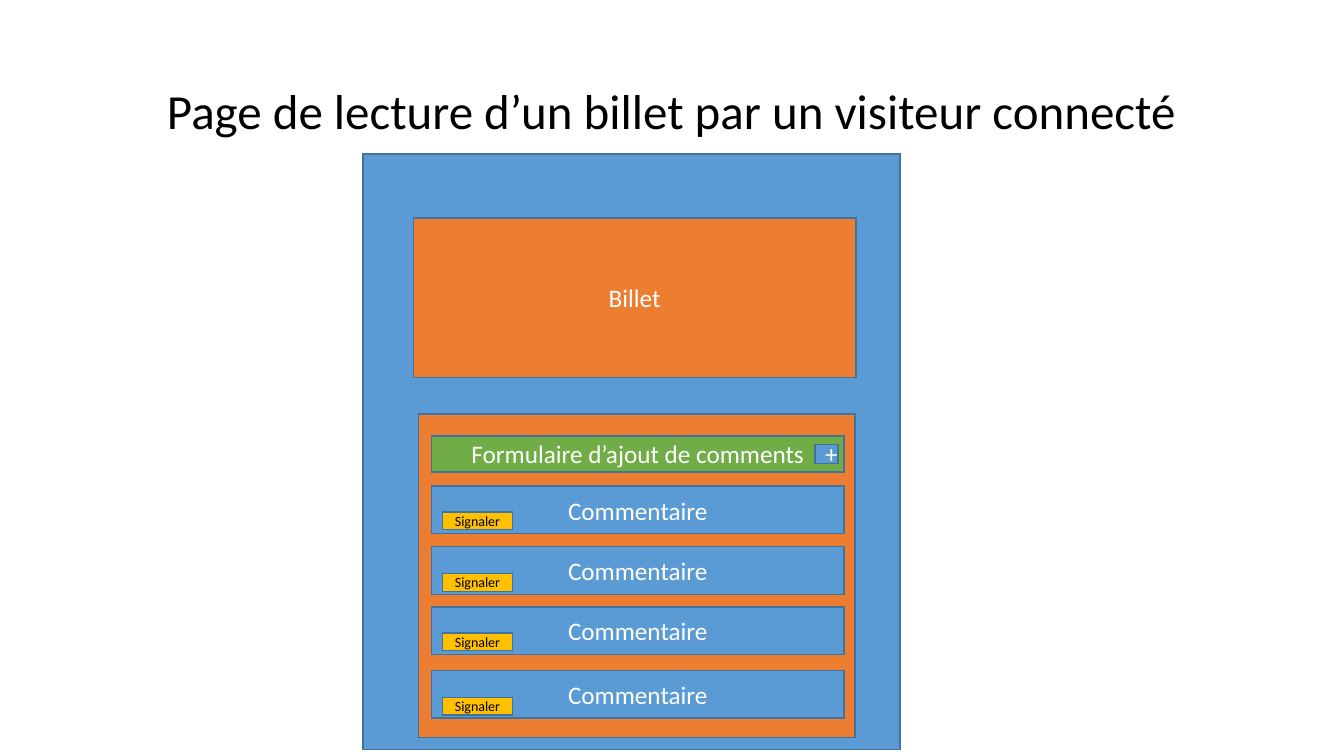
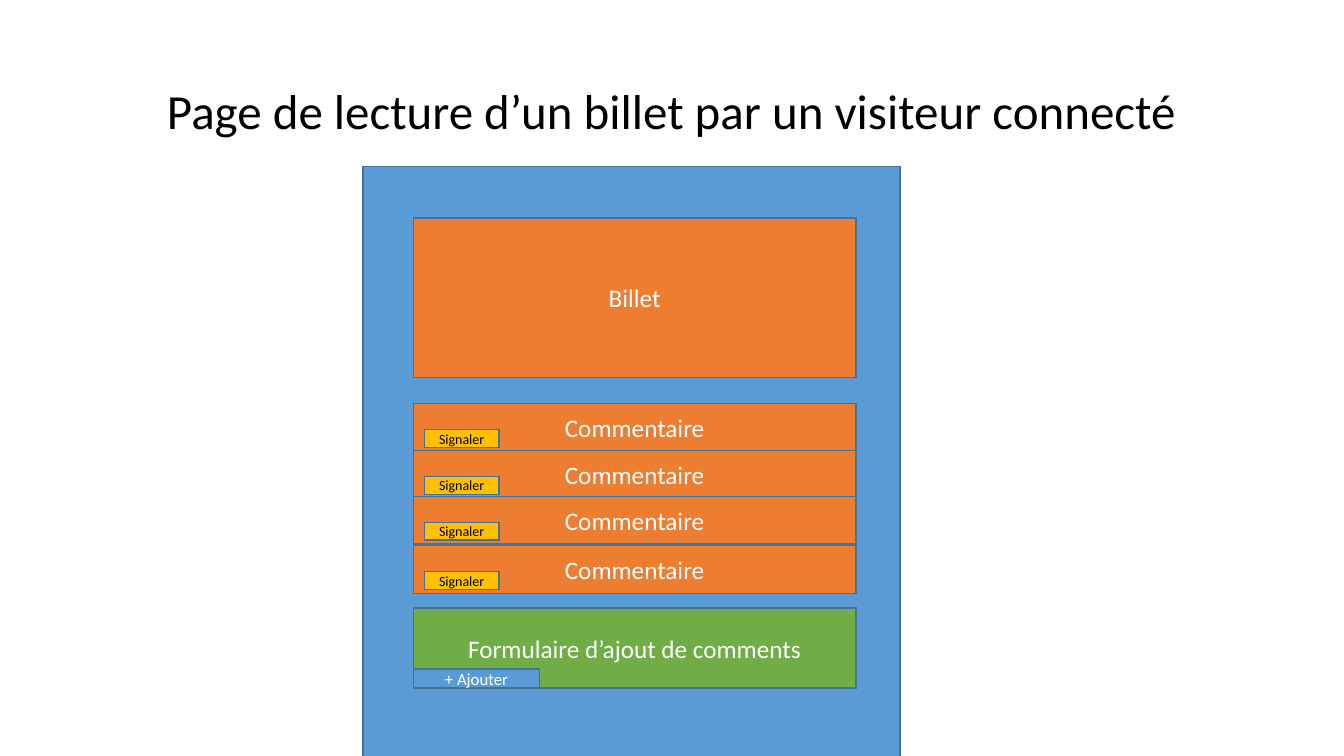
Before and after one commit to Vanda89/Blog_jean_forteroche, a slide deck: slide 6 of docs/Schéma-blog.pptx (slide 5 before the commit). Drawn at 1344x756 pixels with LibreOffice and Linux fonts; fonts in the diff are those of the drawing. Boxes give left, top, right and bottom in pixels: in the first picture for what was removed or moved away, otherwise in the second. Text is boxed around its words. In the diff, an @@ line names an element or a change of style, - is before the commit and + after.

```diff
--- a/docs/Schéma-blog.pptx
+++ b/docs/Schéma-blog.pptx
@@ rectangle: place and size @@
-rectangle at box(363, 154, 900, 750)
+rectangle at box(363, 166, 900, 756)
@@ rectangle "Commentaire": place and size @@
-rectangle "Commentaire" at box(432, 486, 844, 533)
+rectangle "Commentaire" at box(413, 403, 856, 451)
@@ rectangle removed at box(418, 414, 855, 738) @@
@@ rectangle "Signaler": place and size @@
-rectangle "Signaler" at box(443, 512, 512, 530)
+rectangle "Signaler" at box(424, 430, 499, 448)
@@ rectangle removed at box(816, 445, 839, 464) @@
-+
@@ fill #5B9BD5 to #ED7D31 in 4 elements at box(413, 403, 856, 451), box(413, 545, 856, 593), box(413, 497, 856, 544), box(413, 451, 856, 498) @@
@@ rectangle "Commentaire": place and size @@
-rectangle "Commentaire" at box(432, 670, 844, 718)
+rectangle "Commentaire" at box(413, 451, 856, 498)
@@ rectangle "Signaler": place and size @@
-rectangle "Signaler" at box(443, 698, 512, 716)
+rectangle "Signaler" at box(424, 477, 499, 495)
@@ rectangle "Commentaire": place and size @@
-rectangle "Commentaire" at box(432, 607, 844, 654)
+rectangle "Commentaire" at box(413, 497, 856, 544)
@@ rectangle "Signaler": place and size @@
-rectangle "Signaler" at box(443, 633, 512, 651)
+rectangle "Signaler" at box(424, 522, 499, 540)
@@ rectangle "Commentaire": place and size @@
-rectangle "Commentaire" at box(432, 546, 844, 594)
+rectangle "Commentaire" at box(413, 545, 856, 593)
@@ rectangle "Signaler": place and size @@
-rectangle "Signaler" at box(443, 574, 512, 592)
+rectangle "Signaler" at box(424, 572, 499, 590)
@@ rectangle "Formulaire d’ajout de comments": place and size @@
-rectangle "Formulaire d’ajout de comments" at box(432, 436, 844, 472)
+rectangle "Formulaire d’ajout de comments" at box(413, 608, 856, 689)
@@ rectangle added at box(413, 669, 539, 689), fill #5B9BD5, outline #43739E 1 pt, 12 pt, text #FFFFFF @@
++ Ajouter
```
Also in this commit, not shown: 8 other slides changed, 1 slide added, 12 other files.
